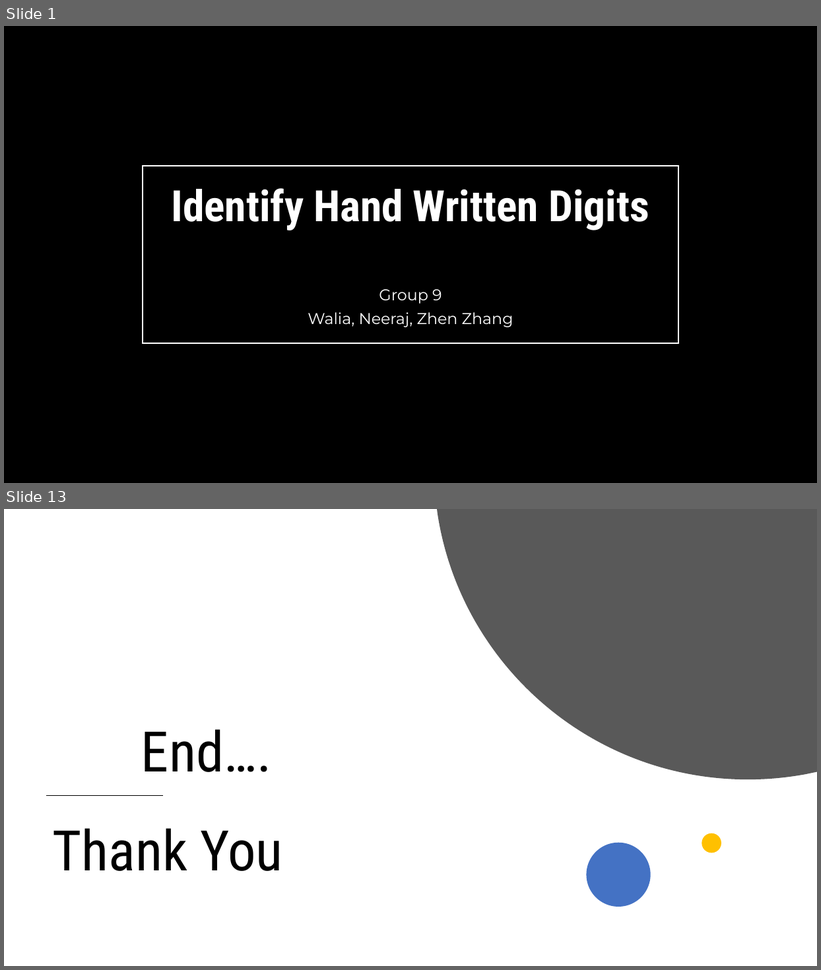
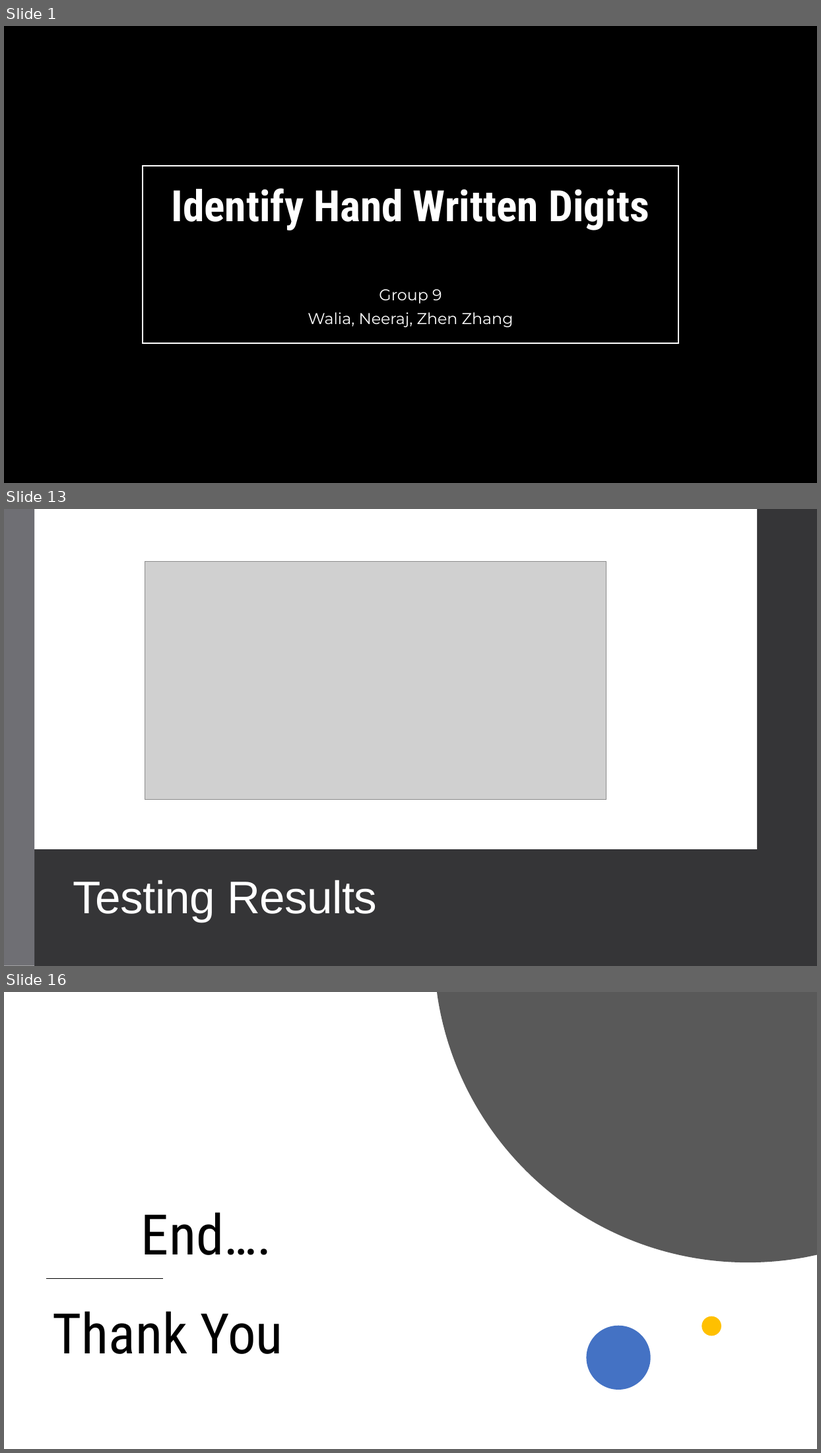
Before and after one commit to evazhang720/Final-Group-8, a slide deck: Final-Group-Presentation/ML2 - Final Project-Slice.pptx. Shown one above the other, each under a label of ours: slides 1 and 13 before the commit, slides 1, 13 and 16 after it; the slides between them are not shown. The pictures are 821x970 and 821x1453 pixels, drawn with LibreOffice and Linux fonts; fonts in the diff are those of the drawing; grey boxes stand for pictures; background and template pictures are left out. Boxes give left, top, right and bottom in pixels: in the first picture for what was removed or moved away, otherwise in the second. Text is boxed around its words. In the diff, an @@ line names an element or a change of style, - is before the commit and + after.

```diff
--- a/Final-Group-Presentation/ML2 - Final Project-Slice.pptx
+++ b/Final-Group-Presentation/ML2 - Final Project-Slice.pptx
@@ slide 13 added at [4,509,817,966], background #FFFFFF @@
@@ rectangle added at [4,509,34,966], fill #6F6F74 @@
@@ rectangle added at [34,509,757,850], fill #FFFFFF @@
@@ rectangle added at [757,509,817,966], fill #353537 @@
@@ rectangle added at [757,509,817,966], fill #353537 @@
@@ picture added at [145,561,607,800] @@
@@ rectangle added at [34,850,757,966], fill #353537 @@
@@ title added at [73,880,377,922], 54 pt, text #FFFFFF @@
+Testing Results
@@ what was slide 13 is now slide 16 @@
```
Also in this commit, not shown: 9 slides changed, 4 other slides added, 2 slides removed.
